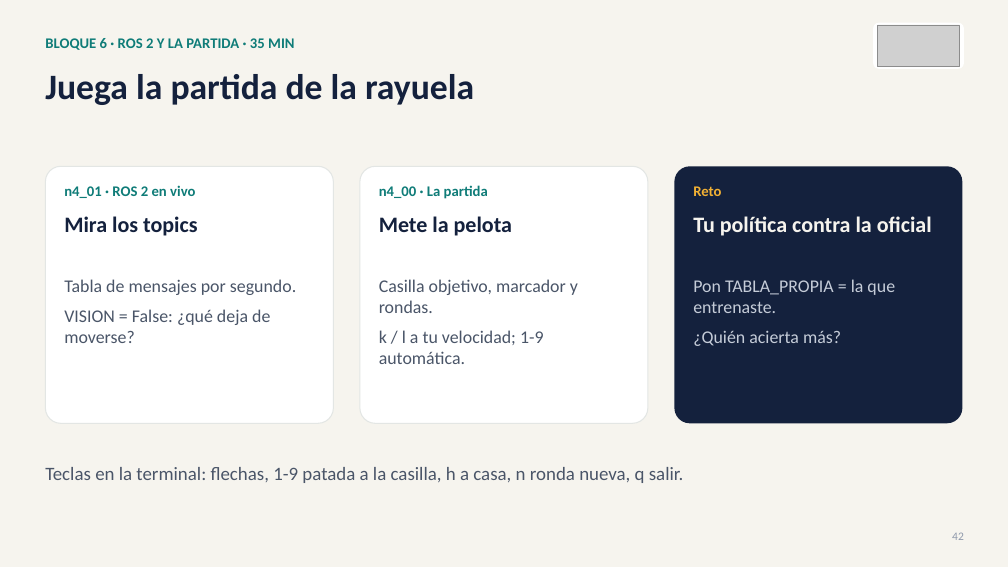
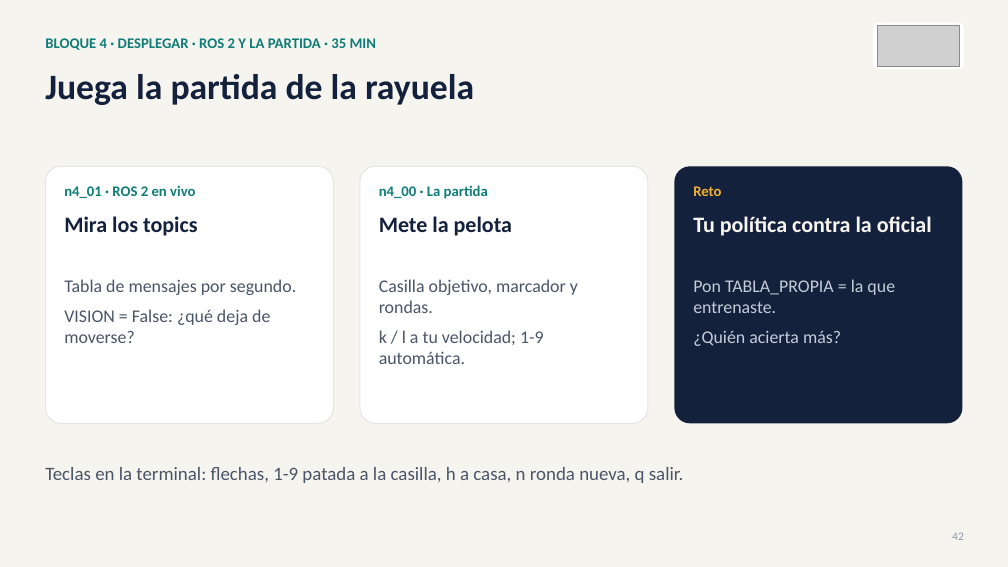
Before and after one commit to david2526IA/taller_microduck_windows, a slide deck: slide 42 of workshop-ia-fisica/presentaciones/Presentacion_03_taller_completo.pptx. Drawn at 1008x567 pixels with LibreOffice and Linux fonts; fonts in the diff are those of the drawing; grey boxes stand for pictures. Boxes give left, top, right and bottom in pixels: in the first picture for what was removed or moved away, otherwise in the second. Text is boxed around its words. In the diff, an @@ line names an element or a change of style, - is before the commit and + after.

Commit message:
Taller en cuatro bloques como el video y la descripcion oficial: Modelar, El entorno y el RL, Entrenar, Desplegar; casos de uso al final

```diff
--- a/workshop-ia-fisica/presentaciones/Presentacion_03_taller_completo.pptx
+++ b/workshop-ia-fisica/presentaciones/Presentacion_03_taller_completo.pptx
@@ text at bbox=[45, 38, 376, 50]: text changed @@
-BLOQUE 6 · ROS 2 Y LA PARTIDA · 35 MIN
+BLOQUE 4 · DESPLEGAR · ROS 2 Y LA PARTIDA · 35 MIN
```
Also in this commit, not shown: 40 other slides changed, 3 other files.
